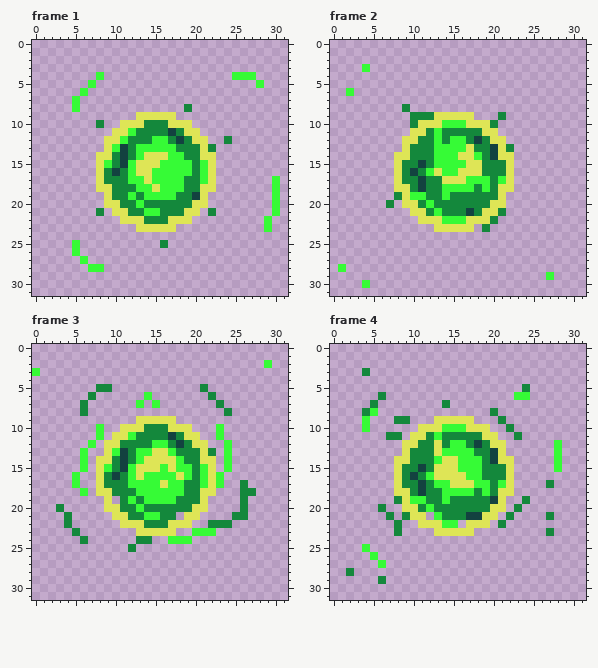
One commit to this pixel-art file: assets/player/basic_projectile.aseprite. Above is the file before it was changed.
32x32 pixels, 6 frames. Shown: frame 1, frame 2, frame 3, frame 4. The commit also changed other frames, which this record leaves out.
The same view after the edit:
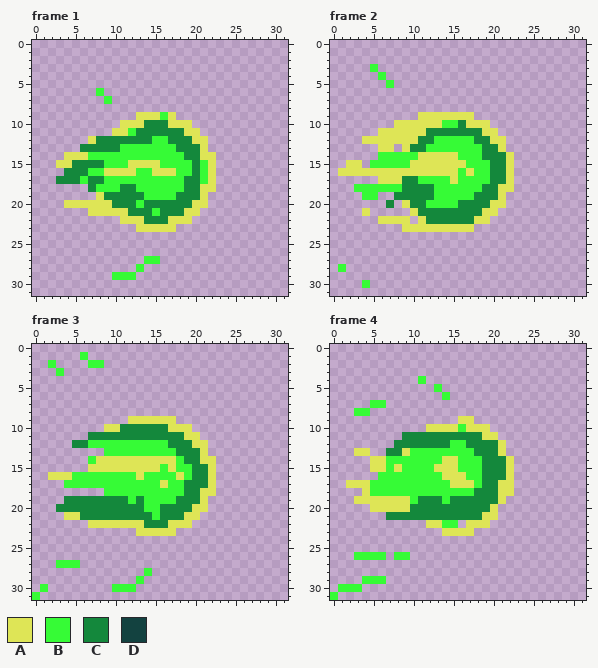
Palette (. is transparent): A #dee556  B #36fb36  C #14883c  D #134240
Change:
--- frame 1
@@ x 0..31 @@
  3 ................................
- 4 ........B................BBB....
- 5 .......B....................B...
- 6 ......B.........................
- 7 .....B..........................
- 8 .....B.............C............
- 9 .............AAAAA..............
-10 ........C..AAACCCAAA............
-11 ..........AABCCCCDCAA...........
-12 .........AABCCCBBCDCAA..C.......
-13 .........ABDCBBBBBCCCAC.........
-14 ........AACDCBAAABBCCAA.........
-15 ........ABCDBAAABBBBCBA.........
-16 ........ACDCBAABBBBBCBA.........
-17 ........ACCCBBABBBBCCBA.......B.
-18 ........AACCCBBABBBCCAA.......B.
-19 .........ACCBCBBBBCCDA........B.
-20 .........AACCBCCCCCCAA........B.
-21 ........C.AACCBBCCCAA.C.......B.
-22 ...........AAACCCAAA.........B..
-23 .............AAAAA...........B..
+ 4 ................................
+ 5 ................................
+ 6 ........B.......................
+ 7 .........B......................
+ 8 ................................
+ 9 .............AAABA..............
+10 ...........AAACCCAAA............
+11 ..........AABCCCCCCAA...........
+12 .......ACCCCCCCBBCCCAA..........
+13 ......CCCCCBBBBBBBCCCA..........
+14 ....AAABBBBBBBBBBBBCCAA.........
+15 ...AACCCCBBBAAAABBBBCBA.........
+16 ....CCCBBAAAABBAAABBCBA.........
+17 ...CCCBCCBBBBBBBBBBCCBA.........
+18 .......CBBBCCBBBBBBCCAA.........
+19 ........ACCCCCBBBBCCCA..........
+20 ....AAAAAACCCBCCCCCCAA..........
+21 .......AAAAACCCBCCCAA...........
+22 ...........AAACCCAAA............
+23 .............AAAAA..............
 24 ................................
-25 .....B..........C...............
-26 .....B..........................
-27 ......B.........................
-28 .......BB.......................
-29 ................................
+25 ................................
+26 ................................
+27 ..............BB................
+28 .............B..................
+29 ..........BBB...................
 30 ................................
--- frame 2
@@ x 0..31 @@
  2 ................................
- 3 ....B...........................
- 4 ................................
- 5 ................................
- 6 ..B.............................
+ 3 .....B..........................
+ 4 ......B.........................
+ 5 .......B........................
+ 6 ................................
  7 ................................
- 8 .........C......................
- 9 ..........CCCAAAAA...C..........
-10 ..........CAAABBBAAAC...........
-11 ..........AACBCCCCCAA...........
-12 .........AACCBCBBCDCAA..........
-13 .........ACCCBBBBACCDAC.........
-14 ........AACCCBBBAABCDAA.........
-15 ........ACCDCBBBBAACCCA.........
-16 ........ACDCBABBAAACCCA.........
-17 ........ACCDCCAAABBBCBA.........
-18 ........AACDCCBBBBCBCAA.........
-19 ........CABBCCBCCCCCCA..........
-20 .......C.AACBCCCCCCCAA..........
-21 ..........AACBCCCDCAAC..........
-22 ...........AAABBBAAAC...........
-23 .............AAAAA.C............
+ 8 ................................
+ 9 ...........AAAAAAA..............
+10 ........AAAAAABBCAAA............
+11 ......AAAAAACCCCCCCAA...........
+12 ....AAAAAAACCBBBBBCCAA..........
+13 ......AA.ACCBBBBBBBCCA..........
+14 ......BBBBBAAAAABBBCCCA.........
+15 ..AA.BBBBBAAAAAAABBBCCA.........
+16 .AAAAAAAAAAAAAAABABBCCA.........
+17 ......AAACCBBBBABBBBCCA.........
+18 ...BBBBBBCCCCBBBBBBCCAA.........
+19 ....BB..CCCCCBBBBBCCCA..........
+20 .......C.ACCBBBBCCCCAA..........
+21 ....A.....ACCCCCCCCAA...........
+22 ......AAAA.ACCCCCCAA............
+23 .........AAAAAAAAA..............
 24 ................................
@@ x 25..29 @@
 28 .....
-29 ..B..
+29 .....
 30 .....
--- frame 3
@@ x 0..31 @@
  0 ................................
- 1 ................................
- 2 .............................B..
- 3 B...............................
+ 1 ......B.........................
+ 2 ..B....BB.......................
+ 3 ...B............................
  4 ................................
- 5 ........CC...........C..........
- 6 .......C......B.......C.........
- 7 ......C......B.B.......C........
- 8 ......C.................C.......
- 9 .............AAAAA..............
-10 ........B..AAACCCAAA...B........
-11 ........B.AABCCCCDCAA..B........
-12 .......B.AACCCCBBCDCAA..B.......
-13 ......B..ABDCBBAABCCCAC.B.......
-14 ......B.AACDCBAAAABCCAA.B.......
-15 ......B.ABCDBAAABABBCBA.B.......
-16 .....B..ACDCBABBBBABCBAB........
-17 .....B..ACCCBBBBABBCCBAB..C.....
-18 ......B.AACCCBBBBBBCCAA...CC....
-19 .........A.CBCBBBBCCCA....C.....
-20 ...C.....AACCBCCCCCCAA....C.....
-21 ....C.....AACCBBCC.AA....CC.....
-22 ....C......AAACCCAAA..CCC.......
-23 .....C.......AAAAA..BBB.........
-24 ......C......CC..BBB............
-25 ............C...................
+ 5 ................................
+ 6 ................................
+ 7 ................................
+ 8 ................................
+ 9 ............AAAAAA..............
+10 .........AACCCCCCAAA............
+11 .......CCCCCCCCCCCCAA...........
+12 .....CCBBBBBBBBBBCCCAA..........
+13 .........BBBBBBBBBCCCA..........
+14 .......BAAAAAAAAAABCCAA.........
+15 .......AAAAAAAAABABBCCA.........
+16 ..AAABBBBBBBBABBBBABCCA.........
+17 ....BBBBBBBBBBBBABBCCCA.........
+18 .........BBBBBBBBBBCCAA.........
+19 ....CCCCCCCCBCBBBBCCCA..........
+20 ...CCCCCCCCCCCBBCCCCAA..........
+21 ....AACCCCCCCCCBCCCAA...........
+22 .......AAAAAAACCCAAA............
+23 .............AAAAA..............
+24 ................................
+25 ................................
 26 ................................
-27 ................................
-28 ................................
-29 ................................
-30 ................................
-31 ................................
+27 ...BBB..........................
+28 ..............B.................
+29 .............B..................
+30 .B........BBB...................
+31 B...............................
--- frame 4
@@ x 0..31 @@
  2 ................................
- 3 ....C...........................
- 4 ................................
- 5 ........................C.......
- 6 ......C................BB.......
- 7 .....C........C.................
- 8 ....CB..............C...........
- 9 ....B...CC...AAAAA...C..........
-10 ....B......AAABBBAAA..C.........
-11 .......CC.AACBCCCCCAA..C........
-12 .........AACCACBBCDCAA......B...
-13 .........ACCCABBBBCCDA......B...
-14 ........AACCCBAABBBCDAA.....B...
-15 ........ACCDCAAABBBCCCA.....B...
-16 ........ACDCBAAAABBCCCA.........
-17 ........ACCDCBBAAABBCBA....C....
-18 ........AACDCCBBBBCBCAA.........
-19 ........CABBCCBCCCCCDA..C.......
-20 ......C..AACBCCCCCCCAA.C........
-21 .......C.CAA.BCCCDDAA.C....C....
-22 ........C..AAABB.AAA.C..........
-23 ........C....AAAAA.........C....
+ 3 ................................
+ 4 ...........B....................
+ 5 .............B..................
+ 6 ..............B.................
+ 7 .....BB.........................
+ 8 ...BB...........................
+ 9 ................AA..............
+10 ............AAAABAAA............
+11 .........CCCCCCCCCCAA...........
+12 ........CCCCCCCBBCCCCA..........
+13 ...AA..CCABBBBBBBBCCCA..........
+14 .....AABBBBBBBAABBBCCCA.........
+15 .....AABABBBBAAABBBCCCA.........
+16 ......BBBBBBBBAAABBCCCA.........
+17 ..AAABBBBBBBBBBAAABCCAA.........
+18 ....ABBBBBBBBBBBBBCCCAA.........
+19 ...AAAAAAABCCCBCCCCCCA..........
+20 .....AAAAACCCCCCCCCCA...........
+21 .......CCCCCCCCCCCCAA...........
+22 ............AABB.AAA............
+23 ..............AAAA..............
 24 ................................
-25 ....B...........................
-26 .....B..........................
-27 ......B.........................
-28 ..C.............................
-29 ......C.........................
-30 ................................
-31 ................................
+25 ................................
+26 ...BBBB.BB......................
+27 ................................
+28 ................................
+29 ....BBB.........................
+30 .BBB............................
+31 B...............................
Boxes around the changes in both pictures, in picture pixels (x1, y1, x2, y2):
changed: (56, 72, 232, 280)
erased: (232, 72, 264, 88)
erased: (264, 176, 280, 232)
changed: (338, 64, 514, 232)
erased: (546, 272, 554, 280)
changed: (32, 352, 256, 600)
erased: (264, 360, 272, 368)
changed: (330, 368, 562, 600)
